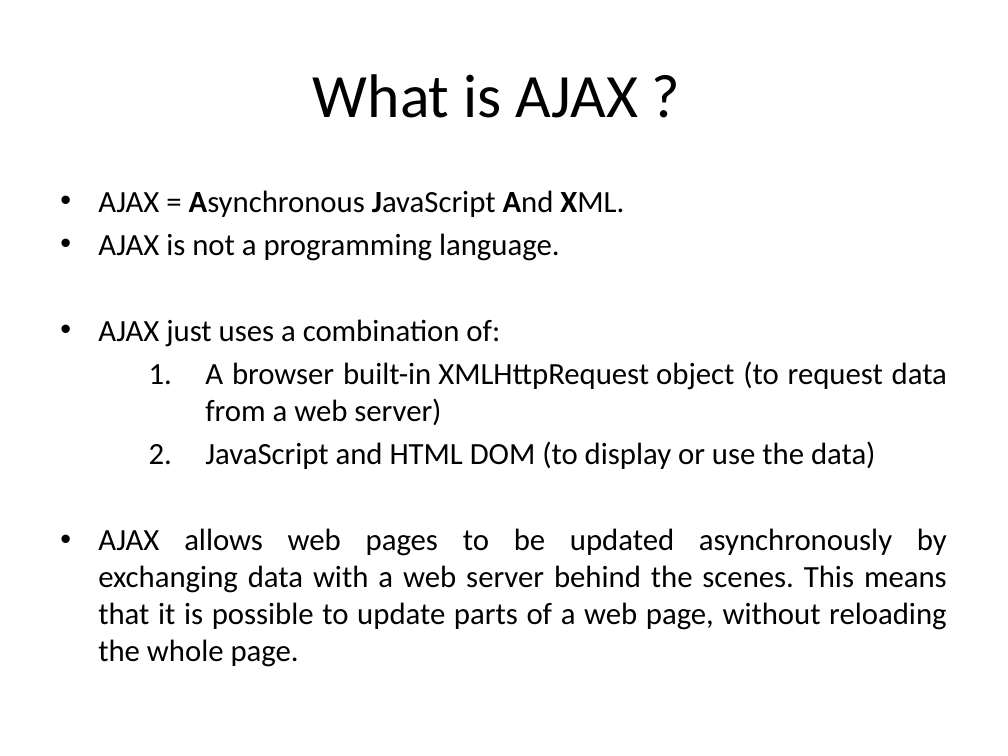
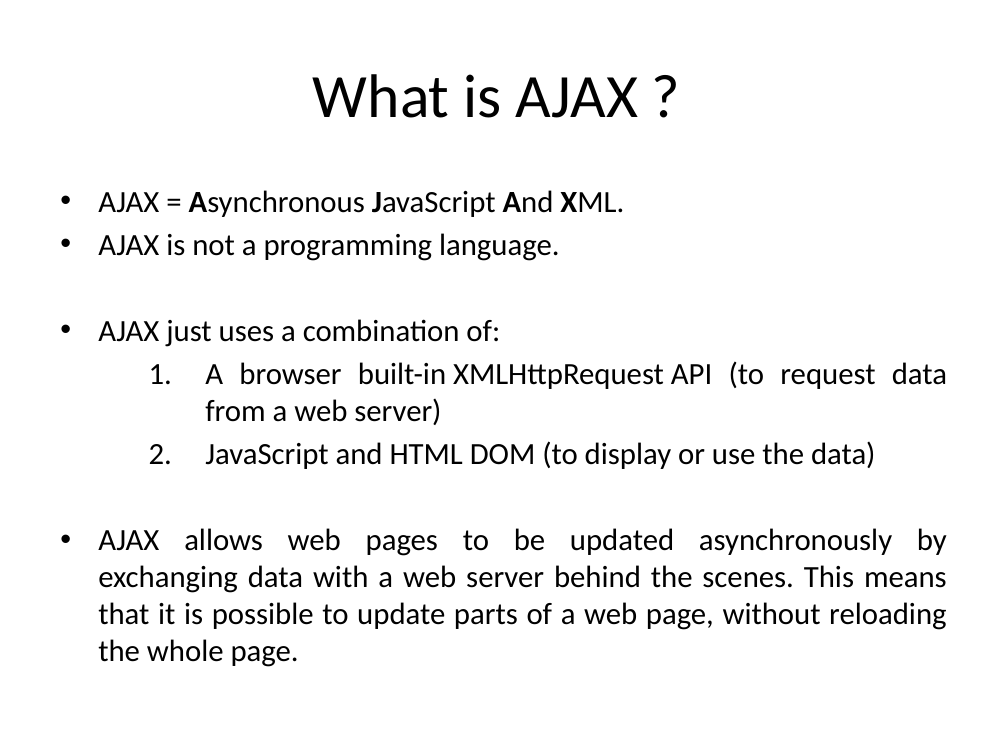
Before and after one commit to kotharigaurav6programming/octoberFullStack, a slide deck: slide 1 of Batch 1 JavaScript (4pm)/ajax.pptx. Drawn at 1008x756 pixels with LibreOffice and Linux fonts; fonts in the diff are those of the drawing. Boxes give left, top, right and bottom in pixels: in the first picture for what was removed or moved away, otherwise in the second. Text is boxed around its words. In the diff, an @@ line names an element or a change of style, - is before the commit and + after.

Commit message:
ajax

```diff
--- a/Batch 1 JavaScript (4pm)/ajax.pptx
+++ b/Batch 1 JavaScript (4pm)/ajax.pptx
@@ text at (x1=205, y1=361, x2=947, y2=425): text changed @@
-    1. A browser built-in XMLHttpRequest object (to request data from a web server)
+    1. A browser built-in XMLHttpRequest API (to request data from a web server)
```
Also in this commit, not shown: 43 other files.
